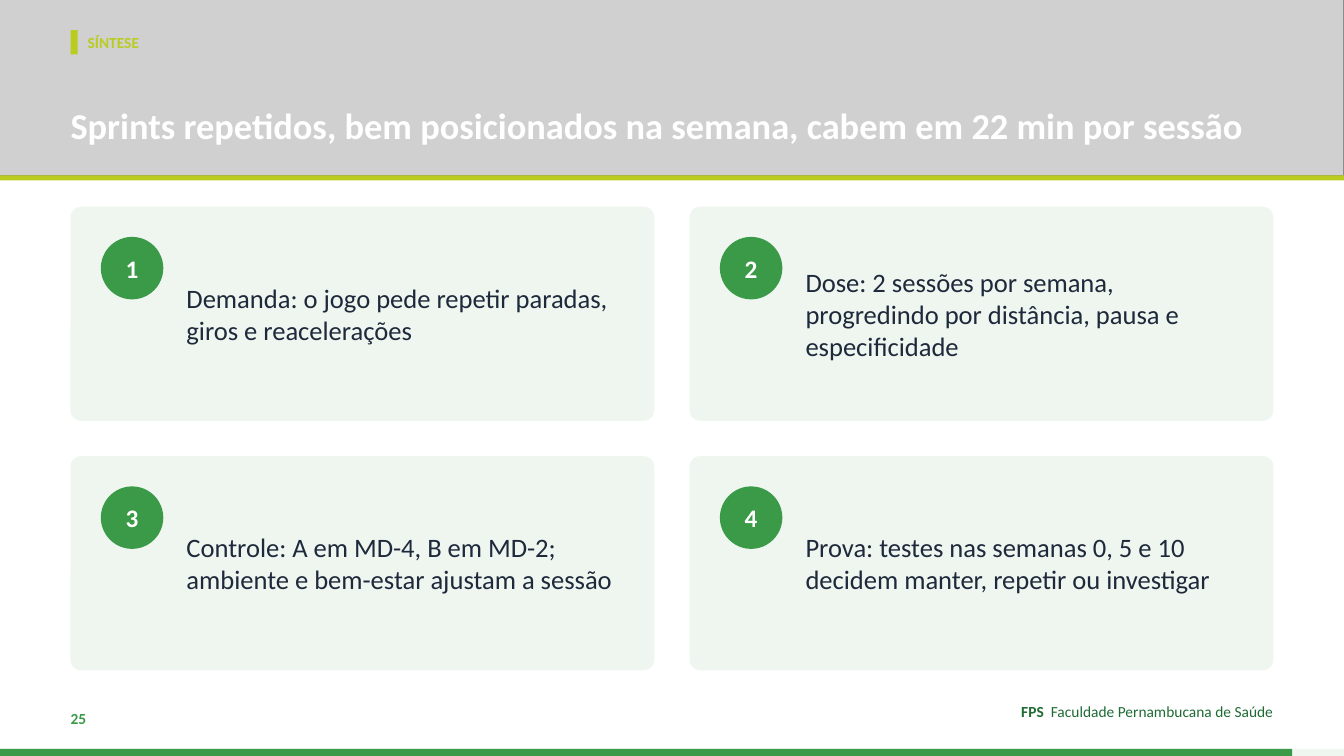
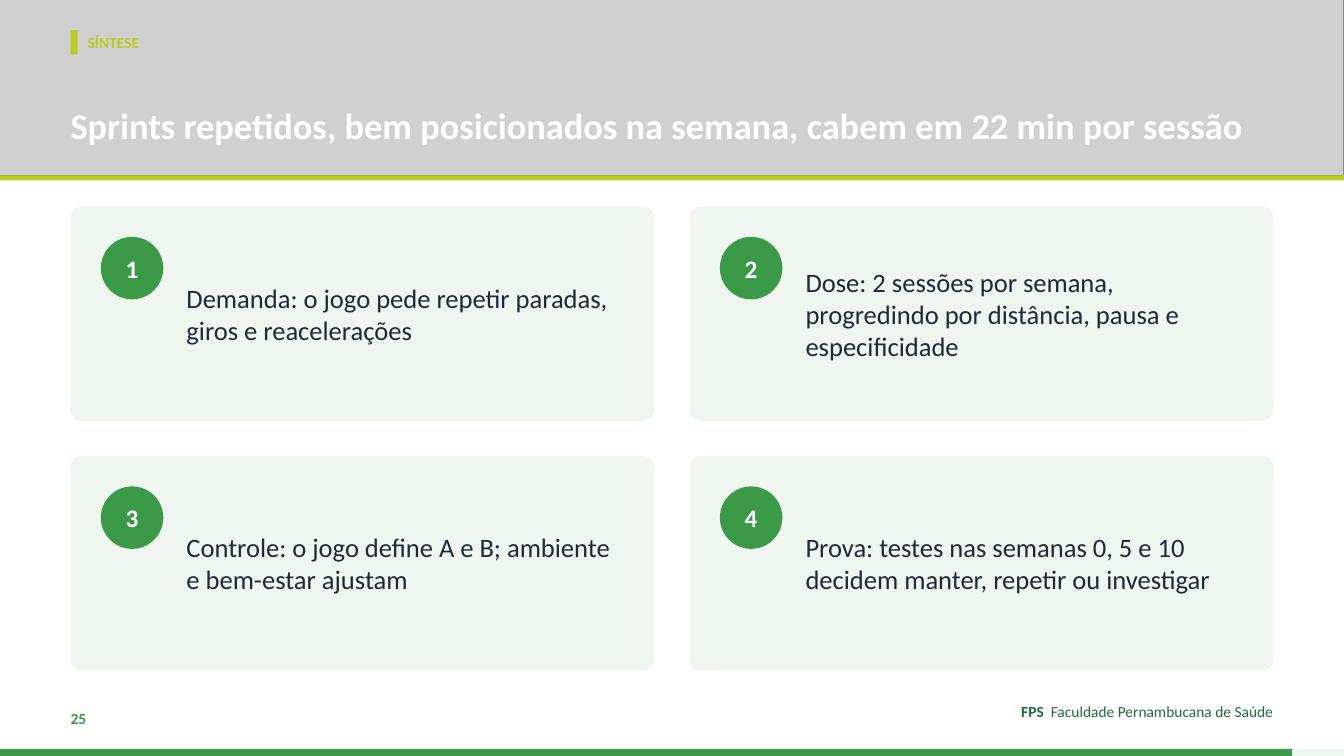
Before and after one commit to Institutomoraisandrade/CRM, a slide deck: slide 25 of trabalho-fps/trabalhos/2026-11-11-handebol-rsa/apresentacao.pptx. Drawn at 1344x756 pixels with LibreOffice and Linux fonts; fonts in the diff are those of the drawing; grey boxes stand for pictures. Boxes give left, top, right and bottom in pixels: in the first picture for what was removed or moved away, otherwise in the second. Text is boxed around its words. In the diff, an @@ line names an element or a change of style, - is before the commit and + after.

```diff
--- a/trabalho-fps/trabalhos/2026-11-11-handebol-rsa/apresentacao.pptx
+++ b/trabalho-fps/trabalhos/2026-11-11-handebol-rsa/apresentacao.pptx
@@ text at <box>186,538,610,594</box>: text changed @@
-Controle: A em MD-4, B em MD-2; ambiente e bem-estar ajustam a sessão
+Controle: o jogo define A e B; ambiente e bem-estar ajustam
```
Also in this commit, not shown: 3 other slides changed, 3 other files.
